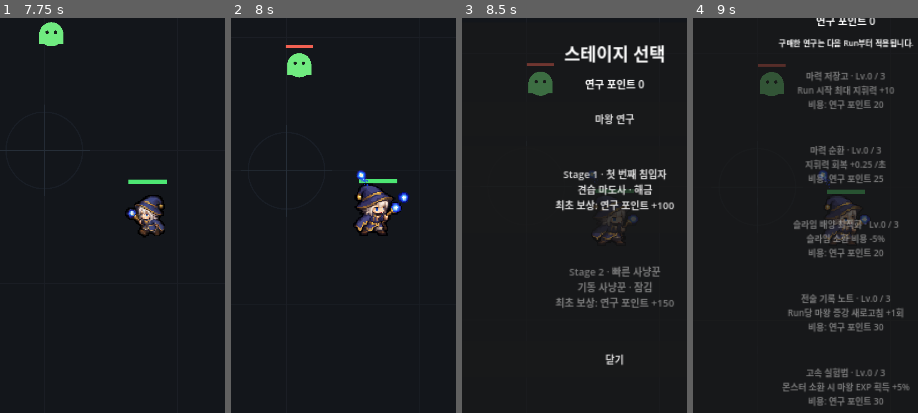
Above: before the commit, frames 1-4 (left to right).
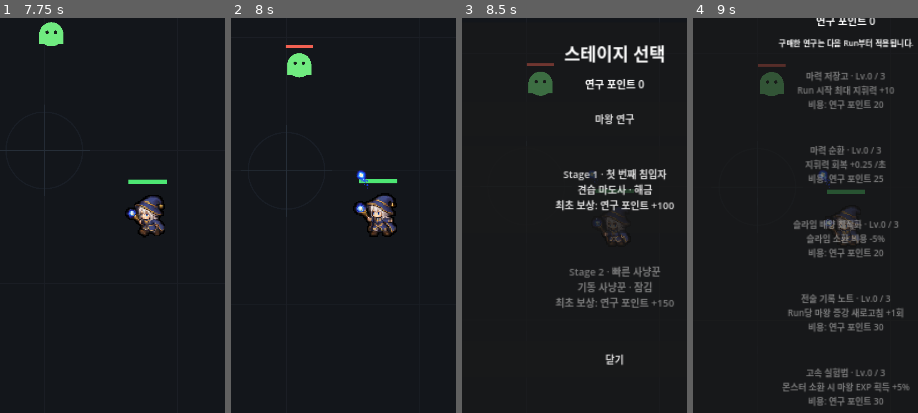
Above: after the commit, the same moments.

Repository: MinSung0732/Again-Hero-
Game: Godot game, scene res://src/main/Main.tscn
Same seed, same stepped clock (60 frames per second), same inputs: the game is played once before the commit and once after it.
Inputs:
- Up to frame 1 (7.75 s): click "스테이지" at 0.5 s; click "Stage 1 · 첫 번째 침입자 견습 마도사 · 해…" at 1.25 s; click "자동 배치" at 2 s; click "수동 배치" at 2.75 s; click "슬라임 비용 3.0" at 3.5 s; click "스테이지" at 4.25 s; click "Stage 1 · 첫 번째 침입자 견습 마도사 · 해…" at 5 s; click "자동 배치" at 5.75 s; click "수동 배치" at 6.5 s; click "슬라임 비용 3.0" at 7.25 s
- Up to frame 2 (8 s): no input
- Up to frame 3 (8.5 s): click "스테이지" at 8 s
- Up to frame 4 (9 s): click "마왕 연구" at 8.75 s
The pictures show only the part of the screen within x 16-66%, y 22-72%; the shares and areas given below are measured in that part.

Frame 1 is identical in both runs. In frame 2, 1.8% of the frame differs, in the area x 54-80%, y 42-56%; in frame 3, 0.4%; in frame 4, 0.8%.
Error in both runs: Invalid call to function 'get_name' in base 'GDScript'. Expected 0 arguments. (res://src/battle/battle.gd:565)

Commit message:
fix: restore unified mage spritesheet

Diff:
--- a/assets/art/heroes/stage1_mage/sprite_manifest.json
+++ b/assets/art/heroes/stage1_mage/sprite_manifest.json
@@ -218,19 +218,5 @@
       "anchor_x": 32,
       "foot_y": 56
     }
-  ],
-  "attack_override": {
-    "path": "res://assets/art/heroes/stage1_mage/stage1_mage_attack_sheet.png",
-    "cell_width": 64,
-    "cell_height": 64,
-    "sheet_columns": 6,
-    "sheet_rows": 1,
-    "fps": 18,
-    "loop": false,
-    "anchor": {
-      "x": 32,
-      "foot_y": 56
-    },
-    "note": "Runtime attack animation source. Original row 2 remains fallback only."
-  }
+  ]
 }
--- a/src/hero/hero.gd
+++ b/src/hero/hero.gd
@@ -13,7 +13,6 @@
 const STATUS_EFFECT_CATALOG := preload("res://src/data/status_effect_catalog.gd")
 const DAMAGE_NUMBERS := preload("res://src/ui/damage_number_spawner.gd")
 const STAGE1_FRAME_SIZE := Vector2(64, 64)
-const STAGE1_ATTACK_SHEET_PATH := "res://assets/art/heroes/stage1_mage/stage1_mage_attack_sheet.png"
 
 const APPROACH_DISTANCE_RATIO := 0.86
 const FIELD_MARGIN := 72.0
@@ -218,20 +217,13 @@
 		push_warning("Stage 1 mage spritesheet load failed: %s" % sprite_sheet_path)
 		return
 
-	var attack_sheet := _load_stage1_attack_sheet_texture()
-	var attack_row := 0
-	if attack_sheet == null:
-		# Keep the old row as a safe fallback if the dedicated asset is missing.
-		attack_sheet = sheet
-		attack_row = 2
-
 	var frames := SpriteFrames.new()
 	if frames.has_animation("default"):
 		frames.remove_animation("default")
 
 	_add_stage1_sheet_animation(frames, "idle", sheet, 0, 4, 5.5, true)
 	_add_stage1_sheet_animation(frames, "move", sheet, 1, 6, 10.0, true)
-	_add_stage1_sheet_animation(frames, "attack", attack_sheet, attack_row, 6, 18.0, false)
+	_add_stage1_sheet_animation(frames, "attack", sheet, 2, 6, 18.0, false)
 	_add_stage1_sheet_animation(frames, "hit", sheet, 3, 3, 14.0, false)
 
 	hero_sprite.sprite_frames = frames
@@ -241,9 +233,6 @@
 
 func _load_stage1_sheet_texture() -> Texture2D:
 	return _load_stage1_texture(sprite_sheet_path)
-
-func _load_stage1_attack_sheet_texture() -> Texture2D:
-	return _load_stage1_texture(STAGE1_ATTACK_SHEET_PATH)
 
 func _load_stage1_texture(path: String) -> Texture2D:
 	if path.is_empty():
Binary file removed: assets/art/heroes/stage1_mage/stage1_mage_attack_sheet.png
Not shown, changed: CHANGELOG.md
Not shown, changed: PROJECT_CONTEXT.md
Not shown, changed: docs/ROADMAP.md
